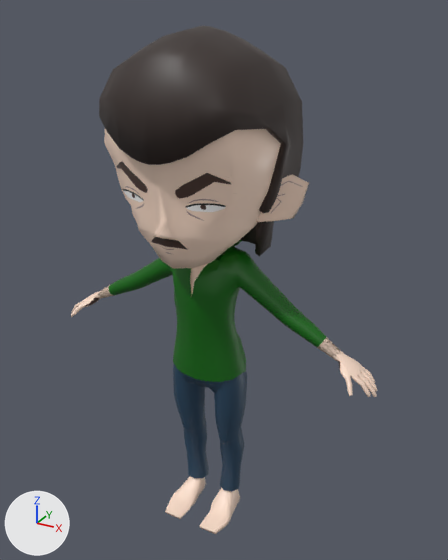
What one commit did to the Blender file BASEMESH/FBX/Alexander/alexander.blend.
One viewpoint serves both versions: a camera (50 mm lens) standing at (0.947, -1.589, 1.74) and looking at (0.034, 0.072, 0.91). The lights are fixed; the arrows at lower left show +X, +Y and +Z.

In view in the first picture: 'Chibi Male', 'Chibi Male.001', 'Chibi Male.002', 'Chibi Male.003', 'Chibi Male.004'.
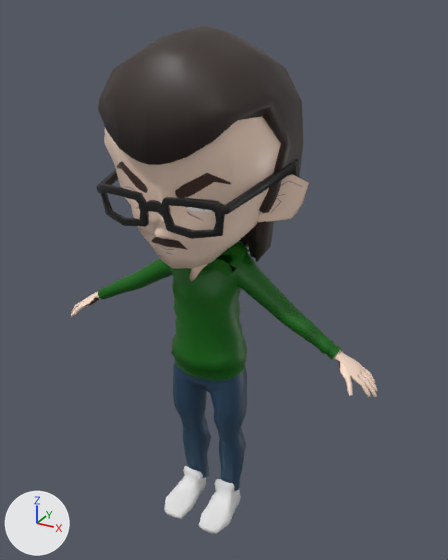
Boxes [x1, y1, x2, y2] around the edits, measured in the pictures (448 x 560 px; the box of a moved part takes in the faces that stretch with it):
'Chibi Male.004', reshaped
    before: [99, 25, 303, 256]
    after: [98, 25, 303, 262]
'Chibi Male.001', reshaped
    before: [109, 240, 326, 382]
    after: [98, 240, 342, 381]
'Chibi Male.002', reshaped
    before: [71, 264, 377, 534]
    after: [71, 264, 377, 533]
'Cube', added (black)
    after: [96, 159, 300, 239]
part 1 of me_cube_001, moved or reshaped
    before: [173, 240, 246, 382]
    after: [171, 240, 249, 381]
part 2 of me_cube_001, moved or reshaped
    before: [109, 280, 326, 347]
    after: [98, 279, 342, 360]
part 3 of me_cube_002, built on
    before: [181, 476, 235, 516]
    after: [179, 466, 235, 516]
part 4 of me_cube_002, recoloured
    before: [165, 477, 240, 534]
    after: [164, 477, 241, 533]
part 5 of me_cube_004, moved or reshaped
    before: [99, 62, 286, 157]
    after: [98, 62, 286, 157]
part 6 of me_cube_004, added
    after: [241, 241, 270, 262]

The change, as a diff of the scene's bpy script:
```diff
--- a/BASEMESH/FBX/Alexander/alexander.blend.py
+++ b/BASEMESH/FBX/Alexander/alexander.blend.py
@@ mat_shoes @@
+mat_shoes = principled_material('Shoes')
+mat_shoes.base_color = (0.8, 0.8, 0.8)  # white #e7e7e7
@@ me_cube_001 @@
 # used by ob_chibi_male_001; location = (0.0, 0.0, 0.0); rotation_euler = (-0.0801, 0.0, 0.0), in degrees (-4.6, 0, 0); scale = (0.121, 0.121, 0.121)
-me_cube_001.from_pydata(...)  # 234 vertices, 211 faces; spans x 0.0..3.85, y -1.29..0.58, z 4.87..8.78
+me_cube_001.from_pydata(...)  # 285 vertices, 258 faces; spans x 0.0..3.85, y -1.38..0.6, z 4.88..8.79
+# me_cube_001 part 1: 71 vertices moved from x 0.0..1.2, y -1.29..0.58, z 4.87..8.76 to x 0.0..1.22, y -1.38..0.6, z 5.17..8.79; 31 vertices added at x 0.0..1.15, y -1.3..0.52, z 4.88..8.76
+# me_cube_001 part 2: 10 vertices moved from x 3.26..3.44, y -0.5..-0.13, z 6.45..6.76 to x 3.24..3.43, y -0.5..-0.12, z 6.45..6.77; 10 vertices removed from x 3.72..3.85, y -0.48..-0.16, z 6.26..6.47; 30 vertices added at x 3.44..3.85, y -0.53..-0.09, z 6.22..6.66
 me_cube_001.materials.append(mat_jacket)
@@ me_cube_002 @@
 # used by ob_chibi_male_002; location = (0.0, 0.0, 0.0); rotation_euler = (-0.0801, 0.0, 0.0), in degrees (-4.6, 0, 0); scale = (0.121, 0.121, 0.121)
-me_cube_002.from_pydata(...)  # 535 vertices, 508 faces; spans x 0.0..4.9, y -1.21..0.77, z -0.07..9.22
+me_cube_002.from_pydata(...)  # 567 vertices, 540 faces; spans x 0.0..4.9, y -1.21..0.85, z -0.07..9.22
+# me_cube_002 part 3
+# 16 faces are deleted
+# 10 vertices in x 0.42..0.75, y 0.22..0.5, z 0.77..0.82 move by (0.0, -0.02, 0.14)
+# 4 vertices in x 0.3..0.35, y -1.06..-0.21, z -0.03..0.12 move by (-0.04, 0.0, 0.0)
+# 3 vertices in x 0.94..1.02, y -0.6..-0.18, z 0.02..0.14 move by (0.05, 0.0, 0.0)
+# 3 vertices in x 0.42..0.78, y 0.37..0.53, z 0.78..0.83 move by (0.0, -0.02, 0.13)
+# 65 vertices move from x 0.3..1.03, y -1.07..0.77, z -0.07..0.82 to x 0.26..1.05, y -1.13..0.85, z -0.07..0.96
+# 32 vertices are added at x 0.23..0.96, y -0.18..0.19, z -0.03..1.04
+# 48 new faces join them, mat_shoes (white #e7e7e7)
+# me_cube_002 part 4: 80 faces spanning x 0.26..1.07, y -1.13..0.85, z -0.07..0.96 switch from mat_bodymale (picture img_alexanderface) to mat_shoes (white #e7e7e7)
@@ me_cube_004 @@
 # used by ob_chibi_male_004; location = (0.0, 0.0, 0.0); rotation_euler = (-0.0801, 0.0, 0.0), in degrees (-4.6, 0, 0); scale = (0.121, 0.121, 0.121)
-me_cube_004.from_pydata(...)  # 182 vertices, 164 faces; spans x 0.0..2.27, y -3.22..1.72, z 8.51..14.03
+me_cube_004.from_pydata(...)  # 198 vertices, 179 faces; spans x 0.0..2.27, y -3.22..1.72, z 8.22..14.03
+# me_cube_004 part 5: 8 vertices moved from x 1.32..2.21, y -2.88..-1.78, z 11.69..12.25 to x 1.34..2.14, y -2.87..-1.65, z 11.7..12.7
+# me_cube_004 part 6: 16 vertices added at x 0.0..1.29, y -0.12..0.66, z 8.22..8.36
 me_cube_004.materials.append(mat_hair)
@@ ob_cube @@
+ob_cube = bpy.data.objects.new('Cube', me_cube)  # 64 vertices, 63 faces; spans x -1.3..1.5, y -22.3..0.0, z -0.1..1.1; in mat_glasses (black #1d1d1d); modifiers MIRROR
+ob_cube.location = (0.124, -0.255, 1.183)
+ob_cube.rotation_euler = (0.226, 0.0, 0.0)  # degrees (13, 0, 0)
+ob_cube.scale = (0.0961, -0.017, 0.0961)
```
